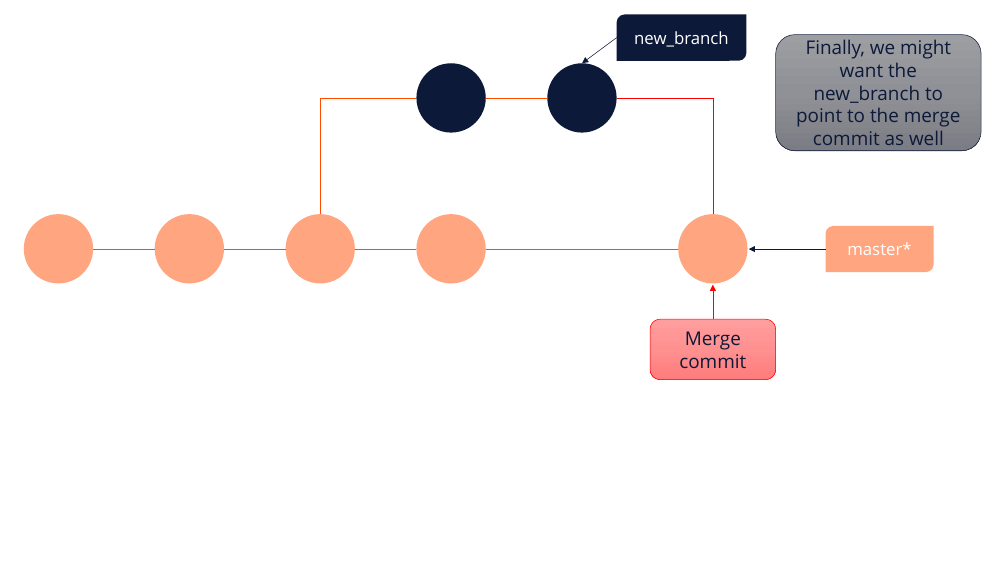
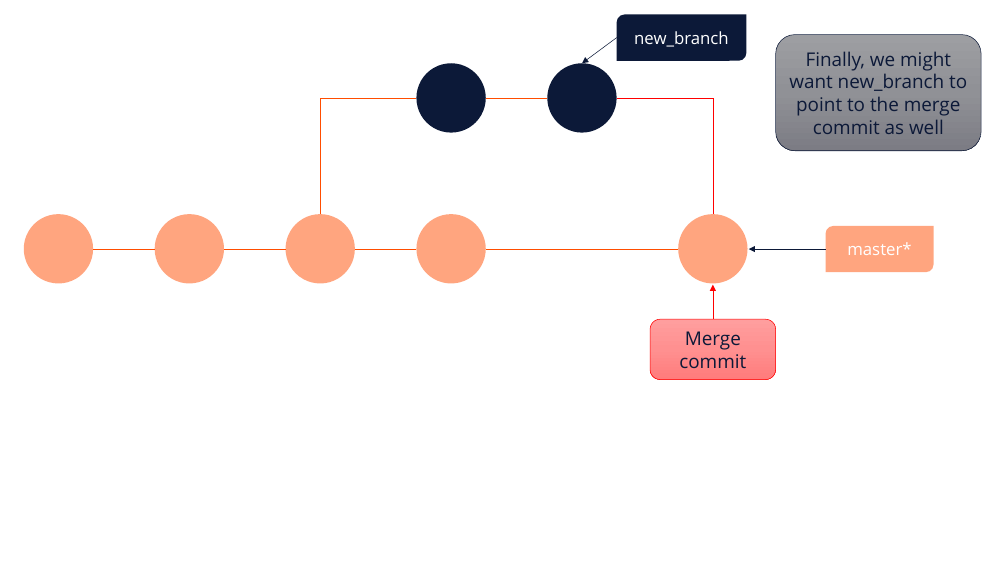
Before and after one commit to e815135/Shiny-App-Project, a slide deck: slide 47 of making basic workflow diagram.pptx. Drawn at 1008x567 pixels with LibreOffice and Linux fonts; fonts in the diff are those of the drawing. Boxes give left, top, right and bottom in pixels: in the first picture for what was removed or moved away, otherwise in the second. Text is boxed around its words. In the diff, an @@ line names an element or a change of style, - is before the commit and + after.

```diff
--- a/making basic workflow diagram.pptx
+++ b/making basic workflow diagram.pptx
@@ text in rounded rectangle at bbox=[789, 51, 967, 134]: text changed @@
-Finally, we might want the new_branch to point to the merge commit as well
+Finally, we might want new_branch to point to the merge commit as well
```
Also in this commit, not shown: 1 other slide changed, 4 other files.
